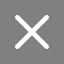
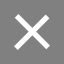
Revision of a layered 64 × 64 image; what changed, layer by layer:
renamed "Shape 3" to "Play Hover copy 4", painted on it over (14, 14, 50, 50)
